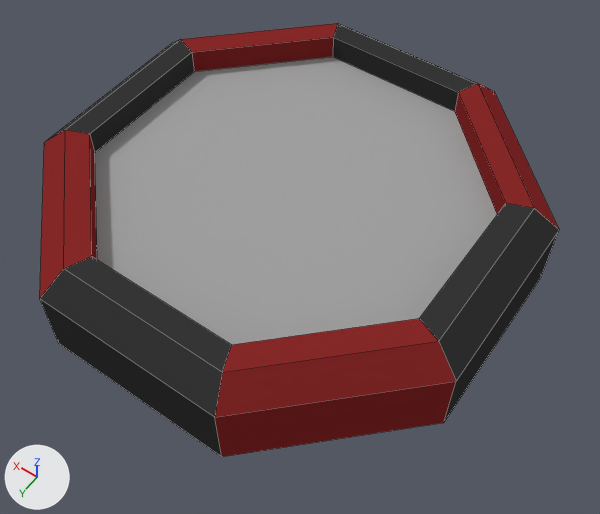
The Blender file Assets/Models/Enviroment/Platform/Platform.blend as it was, and as the next commit left it.
Rendered twice from a camera (50 mm lens) standing at (-1.38, 1.87, 2.79) and looking at (-0.14, 0.13, 0.06). Arrows for +X, +Y and +Z are at lower left; the lights stay in place. Mesh edges are drawn as thin lines.

The scene before the commit, as lines of its bpy script (objects in view):
```python
me_cylinder = bpy.data.meshes.new('Cylinder')
me_cylinder.from_pydata(...)  # 40 vertices, 34 faces; spans x -0.99..0.99, y -0.99..0.99, z -0.08..0.32
# faces by material slot: [2, 16, 16]
me_cylinder.materials.append(mat_metal)  # grey #a3a3a3
me_cylinder.materials.append(mat_black_trim)  # black #363636
me_cylinder.materials.append(mat_red_trim)  # red #882929
ob_stand = bpy.data.objects.new('Stand', me_cylinder)
ob_stand.location = (0.0, 0.0, 0.082)
```
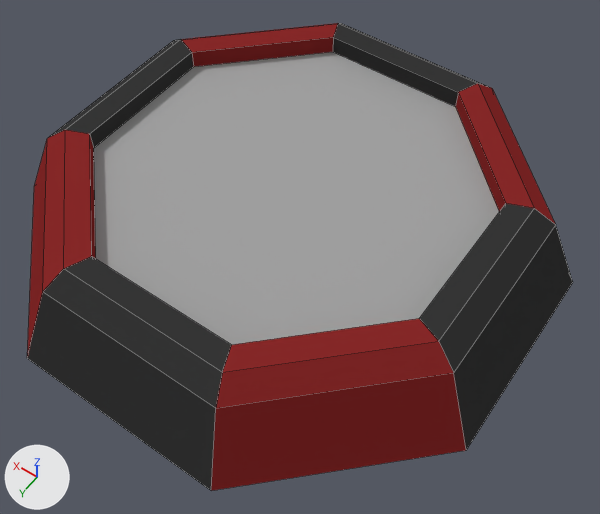
Pixel boxes (x1, y1, x2, y2) of what changed, in the pictures (600 x 514 px; the box of a moved part takes in the faces that stretch with it):
'Stand', reshaped (8% taller)
    before: (40, 23, 559, 457)
    after: (27, 23, 573, 491)
part 1 of me_cylinder, moved or reshaped
    before: (40, 40, 559, 457)
    after: (27, 23, 573, 491)

The change, as a list of edits to the scene's bpy script:
```text
Change me_cylinder:
    used by ob_stand; location = (0.0, 0.0, 0.082)
    remove me_cylinder.from_pydata(...)  # 40 vertices, 34 faces; spans x -0.99..0.99, y -0.99..0.99, z -0.08..0.32
    add me_cylinder.from_pydata(...)  # 40 vertices, 34 faces; spans x -1.11..1.11, y -1.11..1.11, z -0.08..0.32
    me_cylinder part 1: 24 of 40 vertices moved; they spanned x -0.99..0.99, y -0.99..0.99, z -0.08..0.22 and now span x -1.11..1.11, y -1.11..1.11, z -0.08..0.25; mean shift (0.0, 0.0, 0.02); largest move (-0.99, 0.41, -0.08) -> (-1.11, 0.46, -0.08)
```
